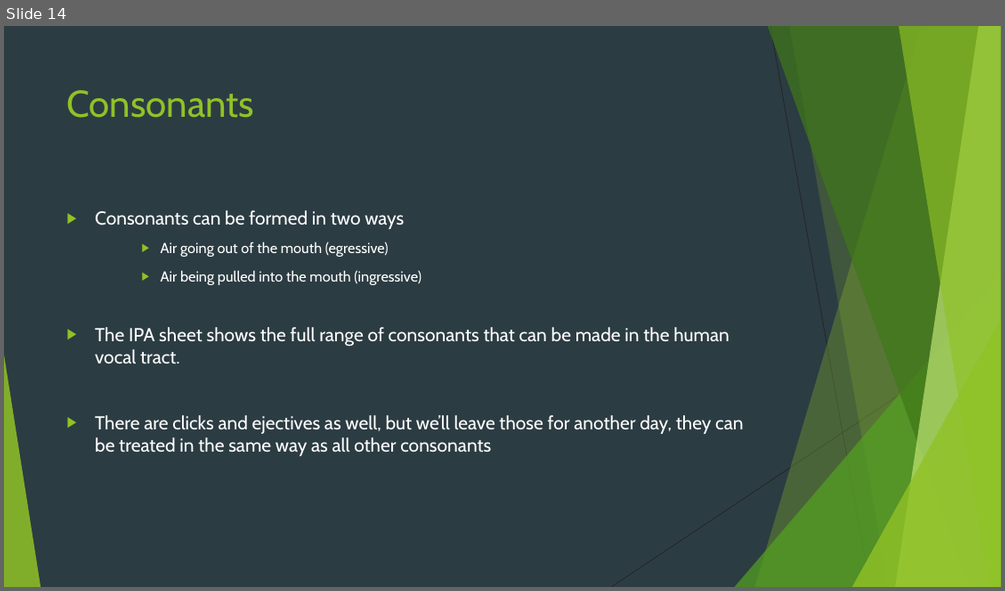
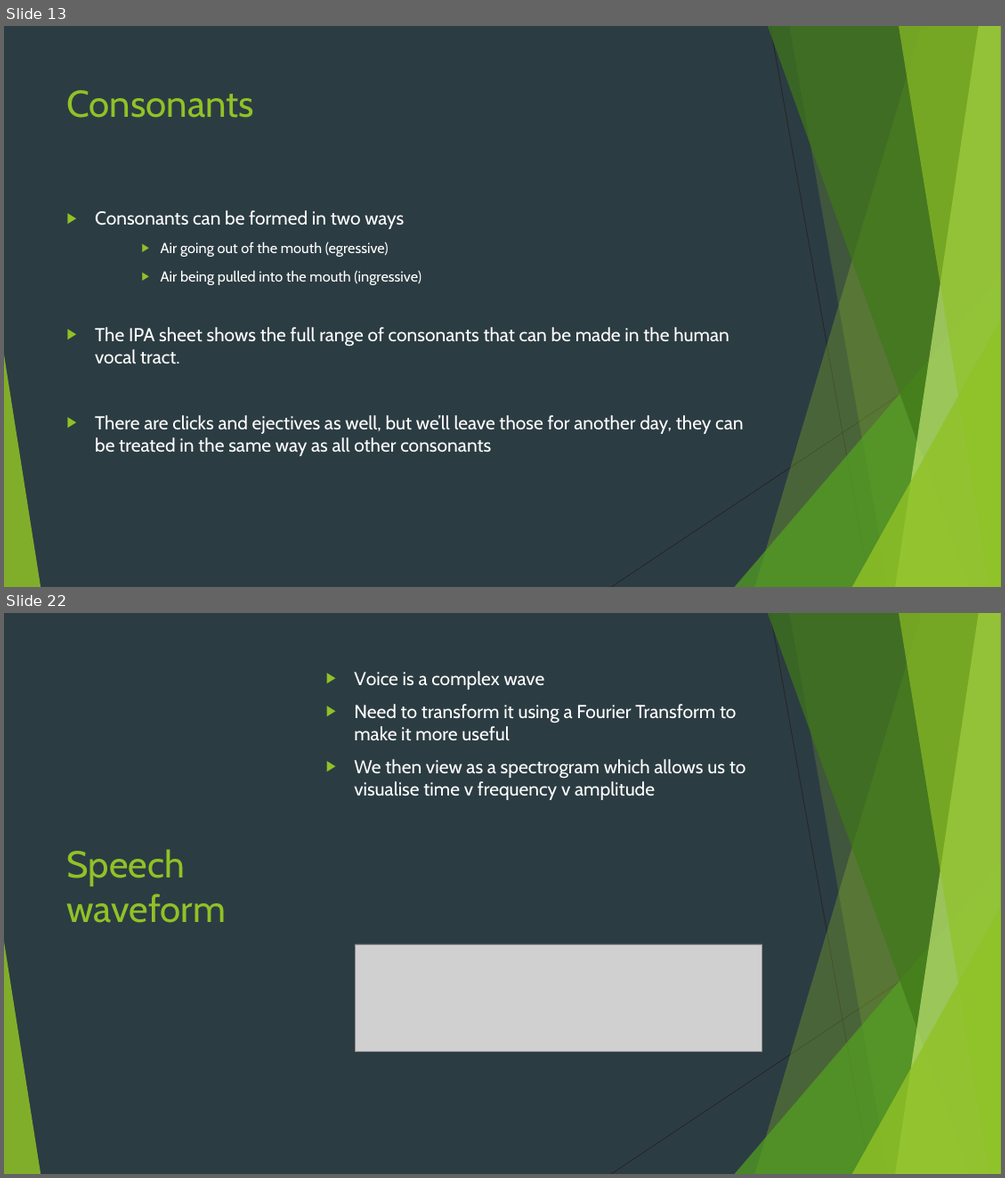
Before and after one commit to krownniuqjk/Lectures, a slide deck: Short Course in Linguistics Wk 1.pptx. Shown one above the other, each under a label of ours: slide 14 before the commit, slides 13 and 22 after it; the slides between them are not shown. The pictures are 1005x591 and 1005x1178 pixels, drawn with LibreOffice and Linux fonts; fonts in the diff are those of the drawing; grey boxes stand for pictures. Boxes give left, top, right and bottom in pixels: in the first picture for what was removed or moved away, otherwise in the second. Text is boxed around its words. In the diff, an @@ line names an element or a change of style, - is before the commit and + after.

```diff
--- a/Short Course in Linguistics Wk 1.pptx
+++ b/Short Course in Linguistics Wk 1.pptx
@@ slide 22 added at bbox=[4, 613, 1001, 1174], background #2C3C43; not listed: 10 template elements that a slide beside it also shows @@
@@ text added at bbox=[354, 671, 746, 800], 18 pt, text #FFFFFF @@
+▶ Voice is a complex wave
+▶ Need to transform it using a Fourier Transform to make it more useful
+▶ We then view as a spectrogram which allows us to visualise time v frequency v amplitude
@@ title added at bbox=[67, 849, 226, 923], 36 pt, text #90C226 @@
+Speech waveform
@@ picture added at bbox=[356, 944, 762, 1051] @@
@@ what was slide 14 is now slide 13 @@
```
Also in this commit, not shown: 1 slide changed, 41 other slides added, 2 slides removed, 1 other file.
